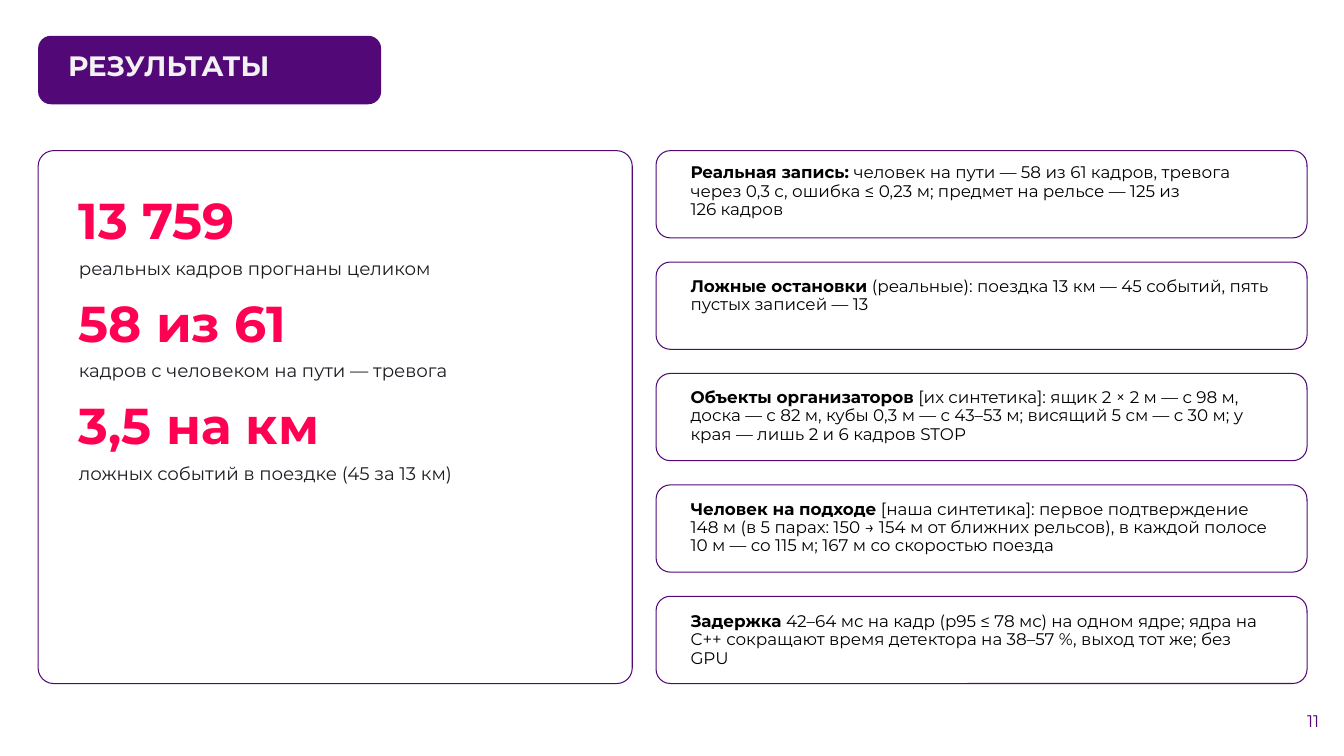
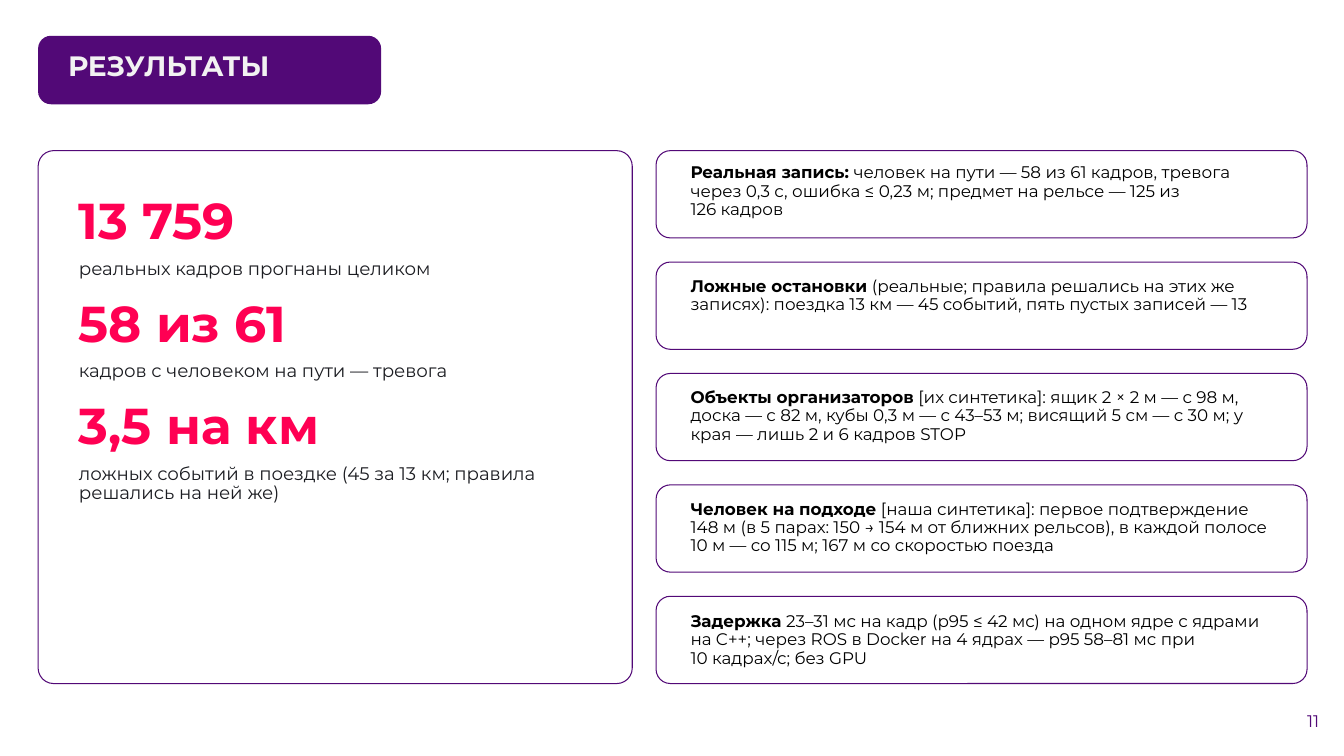
Before and after one commit to pmixay/ReSense, a slide deck: slide 11 of docs/presentation/ReSense_LCT2026.pptx. Drawn at 1344x756 pixels with LibreOffice and Linux fonts; fonts in the diff are those of the drawing; background and template pictures are left out. Boxes give left, top, right and bottom in pixels: in the first picture for what was removed or moved away, otherwise in the second. Text is boxed around its words. In the diff, an @@ line names an element or a change of style, - is before the commit and + after.

```diff
--- a/docs/presentation/ReSense_LCT2026.pptx
+++ b/docs/presentation/ReSense_LCT2026.pptx
@@ text at bbox=[691, 279, 1247, 314]: text changed @@
-Ложные остановки (реальные): поездка 13 км — 45 событий, пять пустых записей — 13
+Ложные остановки (реальные; правила решались на этих же записях): поездка 13 км — 45 событий, пять пустых записей — 13
@@ text at bbox=[79, 466, 535, 503]: text changed @@
-ложных событий в поездке (45 за 13 км)
+ложных событий в поездке (45 за 13 км; правила решались на ней же)
@@ text at bbox=[691, 614, 1259, 668]: text changed @@
-Задержка 42–64 мс на кадр (p95 ≤ 78 мс) на одном ядре; ядра на C++ сокращают время детектора на 38–57 %, выход тот же; без GPU
+Задержка 23–31 мс на кадр (p95 ≤ 42 мс) на одном ядре с ядрами на C++; через ROS в Docker на 4 ядрах — p95 58–81 мс при 10 кадрах/с; без GPU
```
Also in this commit, not shown: 4 other slides changed, 26 other files.
